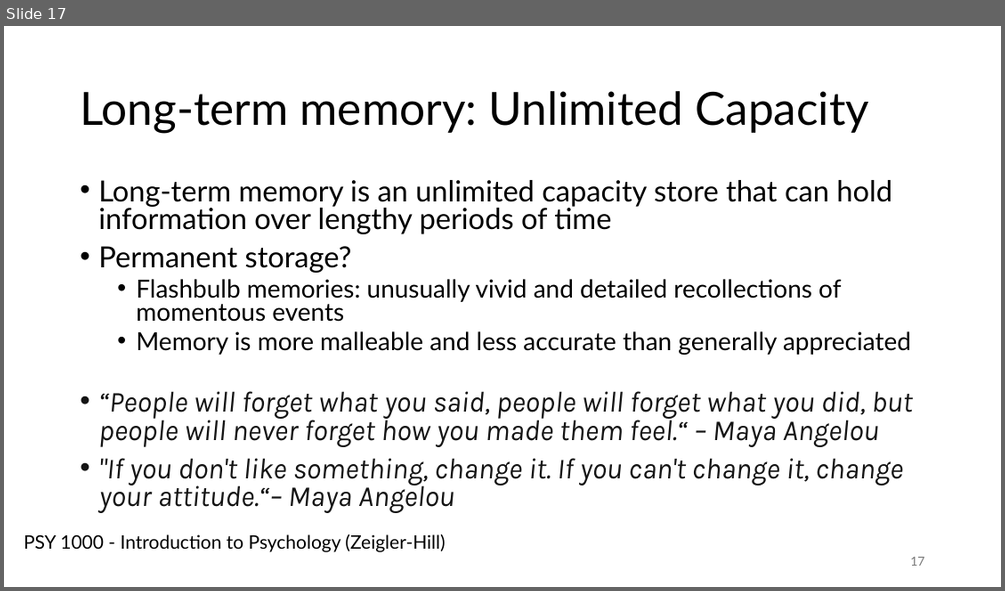
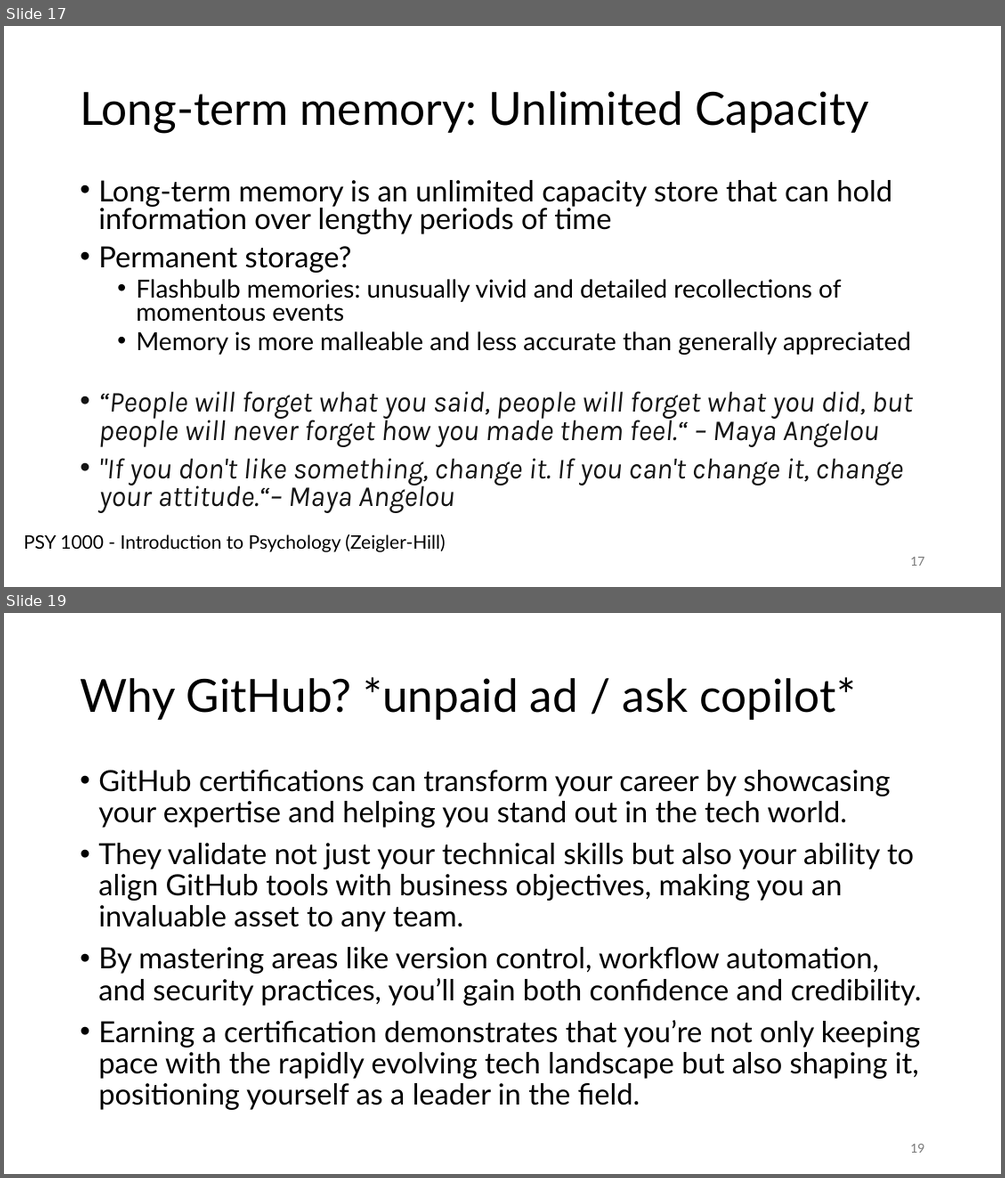
Before and after one commit to dan-pi/presentations, a slide deck: Dan’s Certification Journey - Part 1.pptx. Shown one above the other, each under a label of ours: slide 17 before the commit, slides 17 and 19 after it; the slides between them are not shown. The pictures are 1005x591 and 1005x1178 pixels, drawn with LibreOffice and Linux fonts; fonts in the diff are those of the drawing. Boxes give left, top, right and bottom in pixels: in the first picture for what was removed or moved away, otherwise in the second. Text is boxed around its words. In the diff, an @@ line names an element or a change of style, - is before the commit and + after.

```diff
--- a/Dan’s Certification Journey - Part 1.pptx
+++ b/Dan’s Certification Journey - Part 1.pptx
@@ slide 19 added at (4,613,1001,1174), background #FFFFFF @@
@@ title added at (80,677,856,720), 44 pt, text #000000 @@
+Why GitHub? *unpaid ad / ask copilot*
@@ text added at (98,770,922,1110), 28 pt, text #000000 @@
+• GitHub certifications can transform your career by showcasing your expertise and helping you stand out in the tech world.
+• They validate not just your technical skills but also your ability to align GitHub tools with business objectives, making you an invaluable asset to any team.
+• By mastering areas like version control, workflow automation, and security practices, you’ll gain both confidence and credibility.
+• Earning a certification demonstrates that you’re not only keeping pace with the rapidly evolving tech landscape but also shaping it, positioning yourself as a leader in the field.
@@ page number added at (910,1143,924,1152), 12 pt, text #797979 @@
+19
```
Also in this commit, not shown: 3 slides changed, 1 other slide added.
